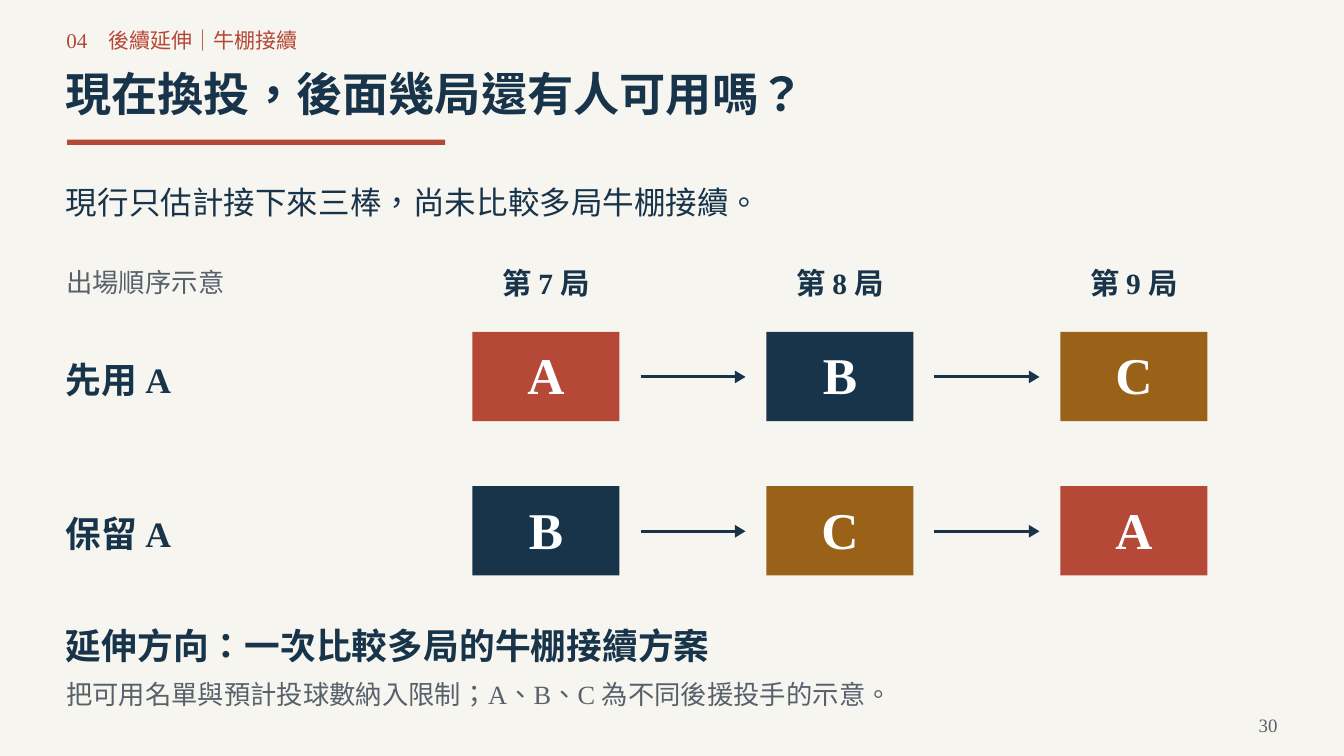
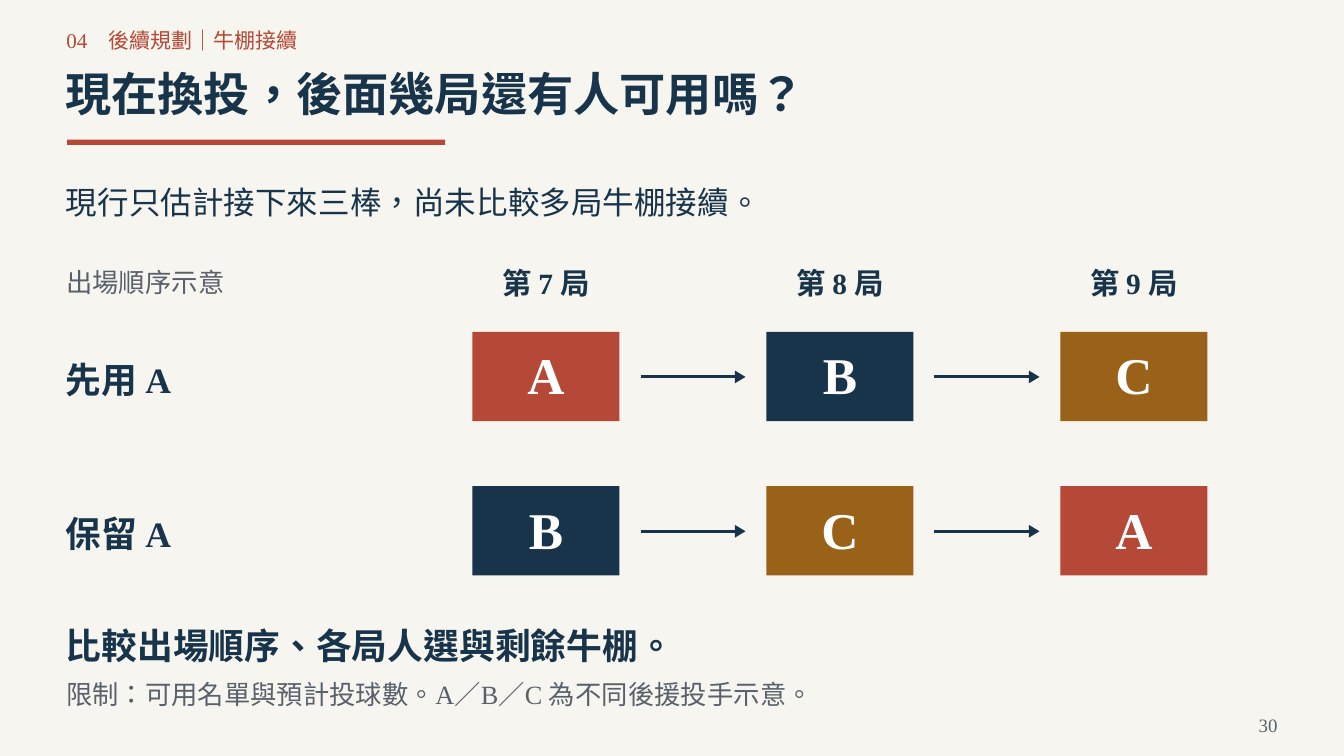
Before and after one commit to Da-Xiong-Chen/baseball_project, a slide deck: slide 30 of presentations/competition-2026/submission-20261023/一球兩面_參賽提案_32頁_20261023.pptx. Drawn at 1344x756 pixels with LibreOffice and Linux fonts; fonts in the diff are those of the drawing. Boxes give left, top, right and bottom in pixels: in the first picture for what was removed or moved away, otherwise in the second. Text is boxed around its words. In the diff, an @@ line names an element or a change of style, - is before the commit and + after.

```diff
--- a/presentations/competition-2026/submission-20261023/一球兩面_參賽提案_32頁_20261023.pptx
+++ b/presentations/competition-2026/submission-20261023/一球兩面_參賽提案_32頁_20261023.pptx
@@ text at box(66, 29, 297, 51): text changed @@
-04 後續延伸｜牛棚接續
+04 後續規劃｜牛棚接續
@@ text at box(66, 628, 674, 663): text changed @@
-延伸方向：一次比較多局的牛棚接續方案
+比較出場順序、各局人選與剩餘牛棚。
@@ text at box(66, 682, 813, 706): text changed @@
-把可用名單與預計投球數納入限制；A、B、C 為不同後援投手的示意。
+限制：可用名單與預計投球數。A／B／C 為不同後援投手示意。
```
Also in this commit, not shown: 15 other slides changed, 10 slides added, 10 slides removed, 4 other files.
